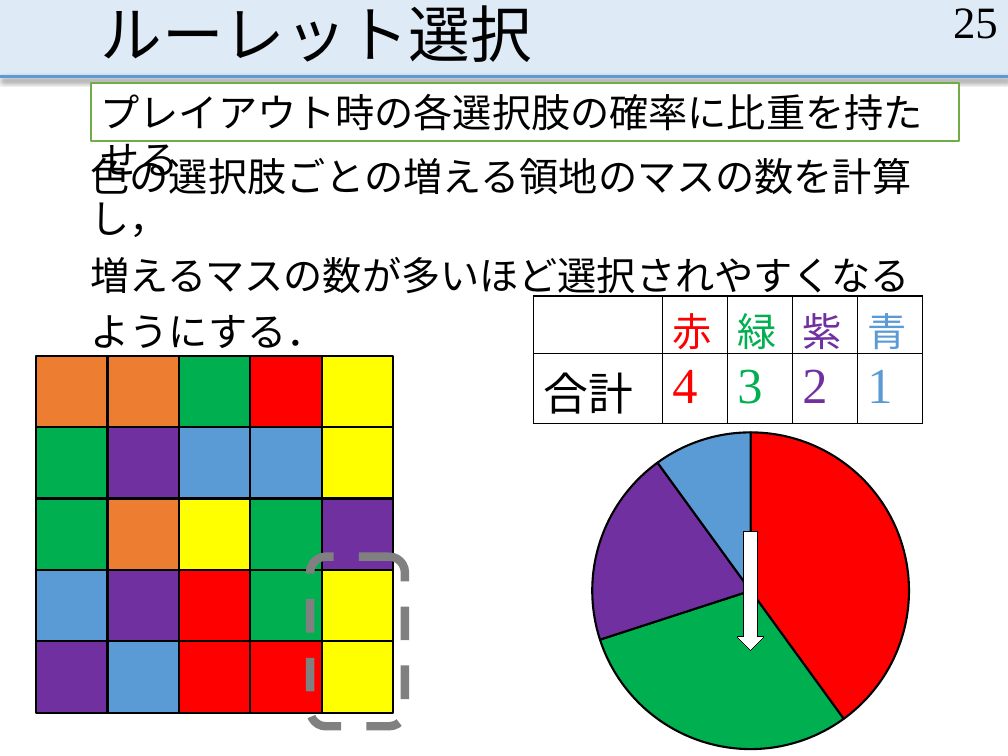
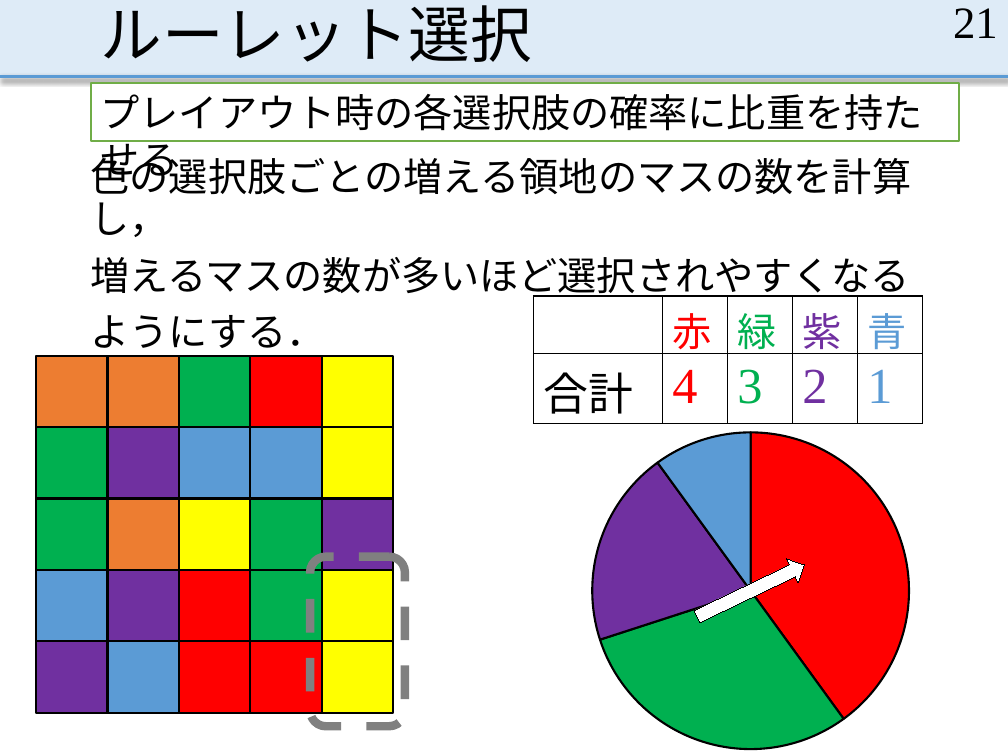
Before and after one commit to MasayaOda/SR, a slide deck: slide 21 of 190702oda.pptx (slide 25 before the commit). Drawn at 1008x756 pixels with LibreOffice and Linux fonts; fonts in the diff are those of the drawing. Boxes give left, top, right and bottom in pixels: in the first picture for what was removed or moved away, otherwise in the second. Text is boxed around its words. In the diff, an @@ line names an element or a change of style, - is before the commit and + after.

```diff
--- a/190702oda.pptx
+++ b/190702oda.pptx
@@ page number at (953, 8, 998, 38): text changed @@
-25
+21
@@ down arrow at (691, 553, 810, 629): rotation 0 to 244 degrees @@
```
Also in this commit, not shown: 16 other slides changed, 7 slides added, 18 slides removed.
